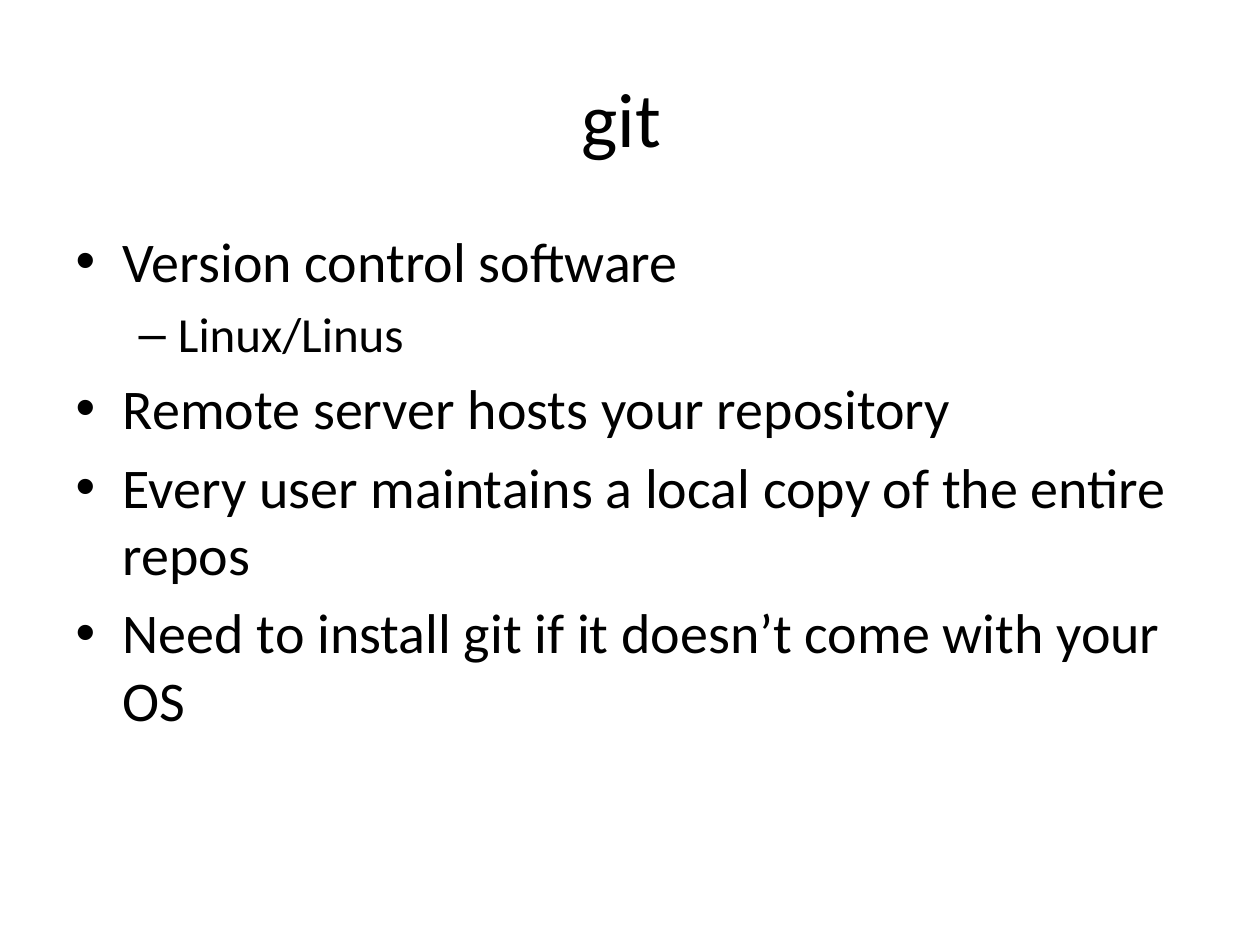
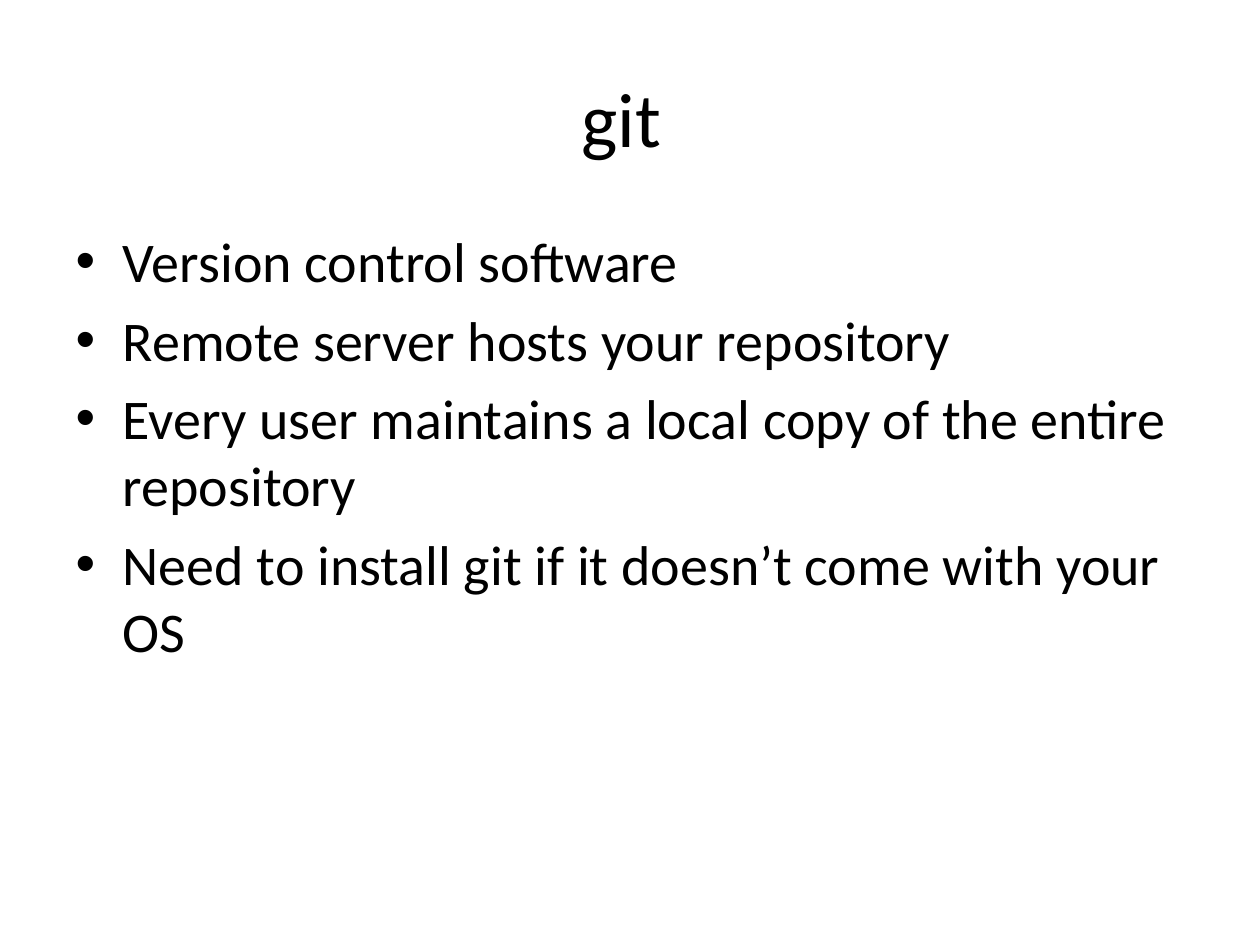
Before and after one commit to jessehartloff/CourseWebsite, a slide deck: slide 5 of static/courses/10-VersionControl.pptx. Drawn at 1260x945 pixels with LibreOffice and Linux fonts; fonts in the diff are those of the drawing. Boxes give left, top, right and bottom in pixels: in the first picture for what was removed or moved away, otherwise in the second. Text is boxed around its words. In the diff, an @@ line names an element or a change of style, - is before the commit and + after.

```diff
--- a/static/courses/10-VersionControl.pptx
+++ b/static/courses/10-VersionControl.pptx
@@ text at bbox=[178, 318, 404, 354]: paragraph removed @@
-  – Linux/Linus
@@ text at bbox=[123, 400, 1166, 515]: text changed @@
-• Every user maintains a local copy of the entire repos
+• Every user maintains a local copy of the entire repository
```
Also in this commit, not shown: 6 other slides changed.
